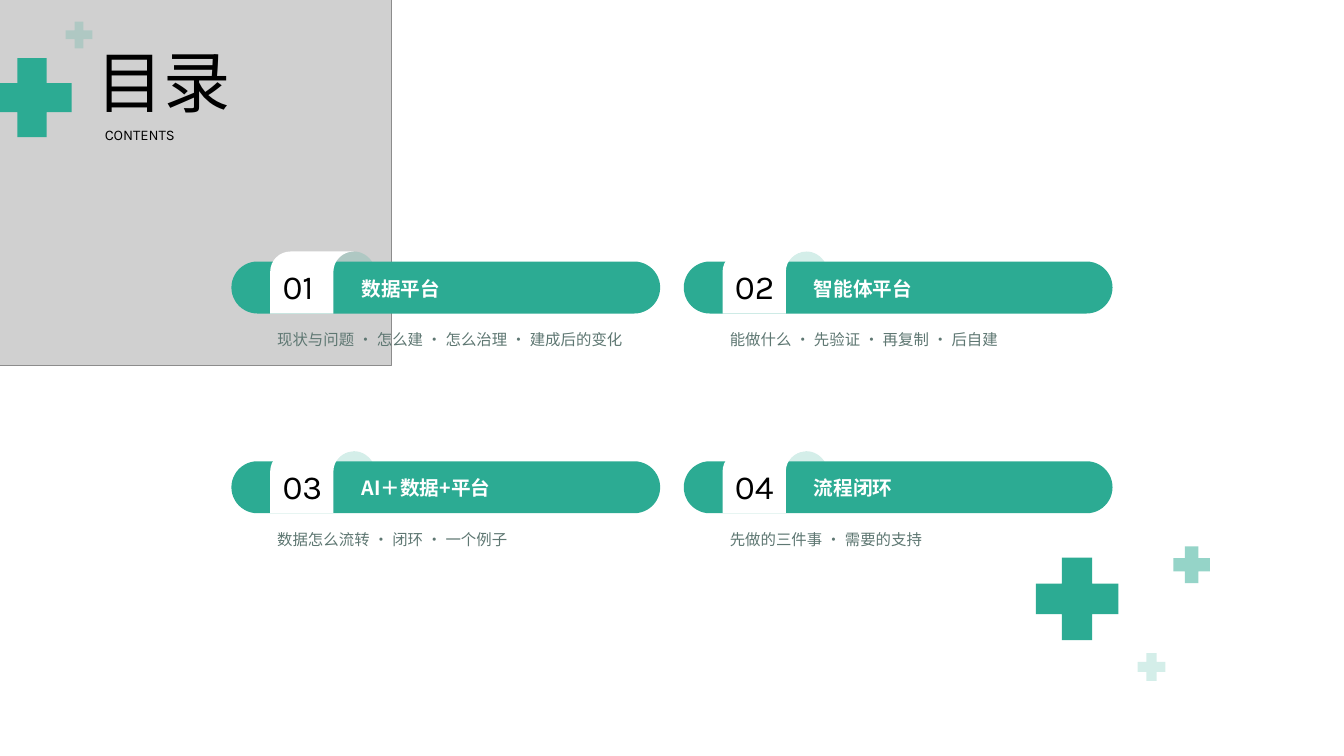
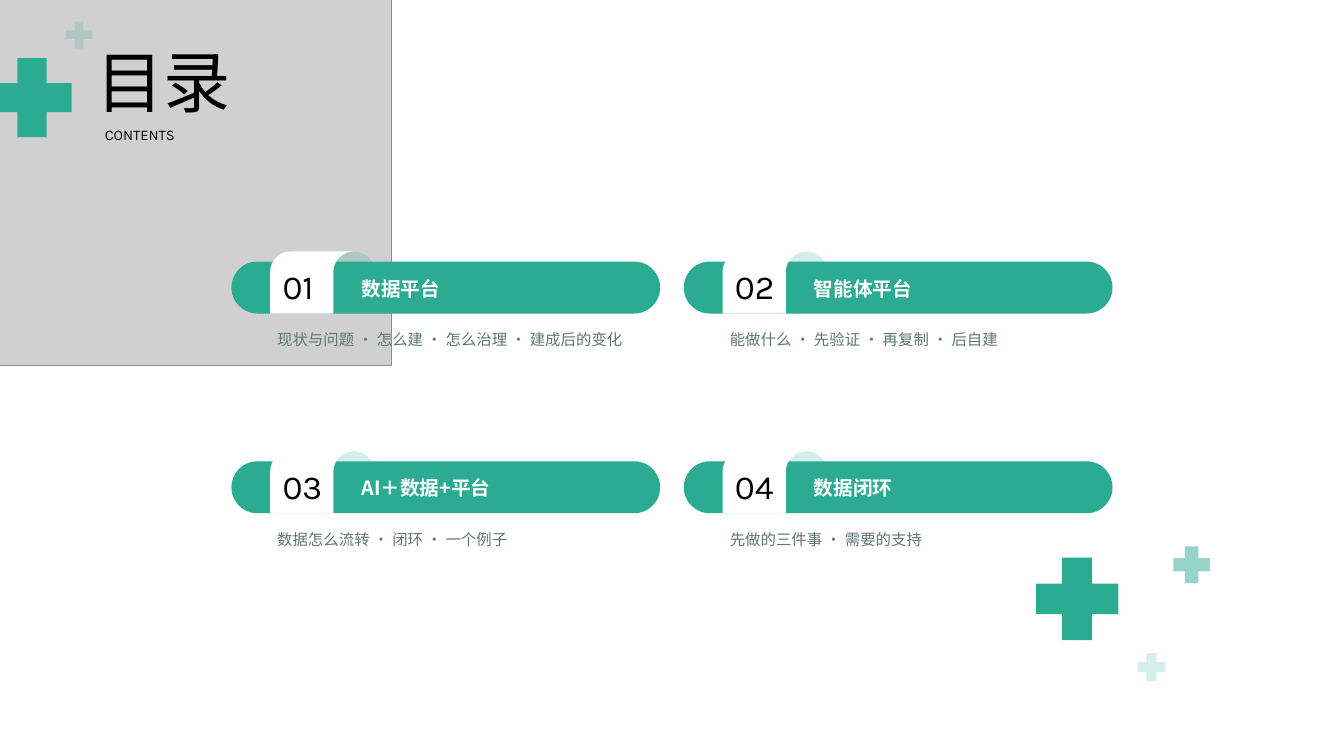
Before and after one commit to keanying/relevance, a slide deck: slide 3 of AI＋数据平台_老板汇报_青绿模板.pptx. Drawn at 1344x756 pixels with LibreOffice and Linux fonts; fonts in the diff are those of the drawing; grey boxes stand for pictures; background and template pictures are left out. Boxes give left, top, right and bottom in pixels: in the first picture for what was removed or moved away, otherwise in the second. Text is boxed around its words. In the diff, an @@ line names an element or a change of style, - is before the commit and + after.

```diff
--- a/AI＋数据平台_老板汇报_青绿模板.pptx
+++ b/AI＋数据平台_老板汇报_青绿模板.pptx
@@ text at (814,478,892,497): text changed @@
-流程闭环
+数据闭环
```
Also in this commit, not shown: 2 other slides changed.
